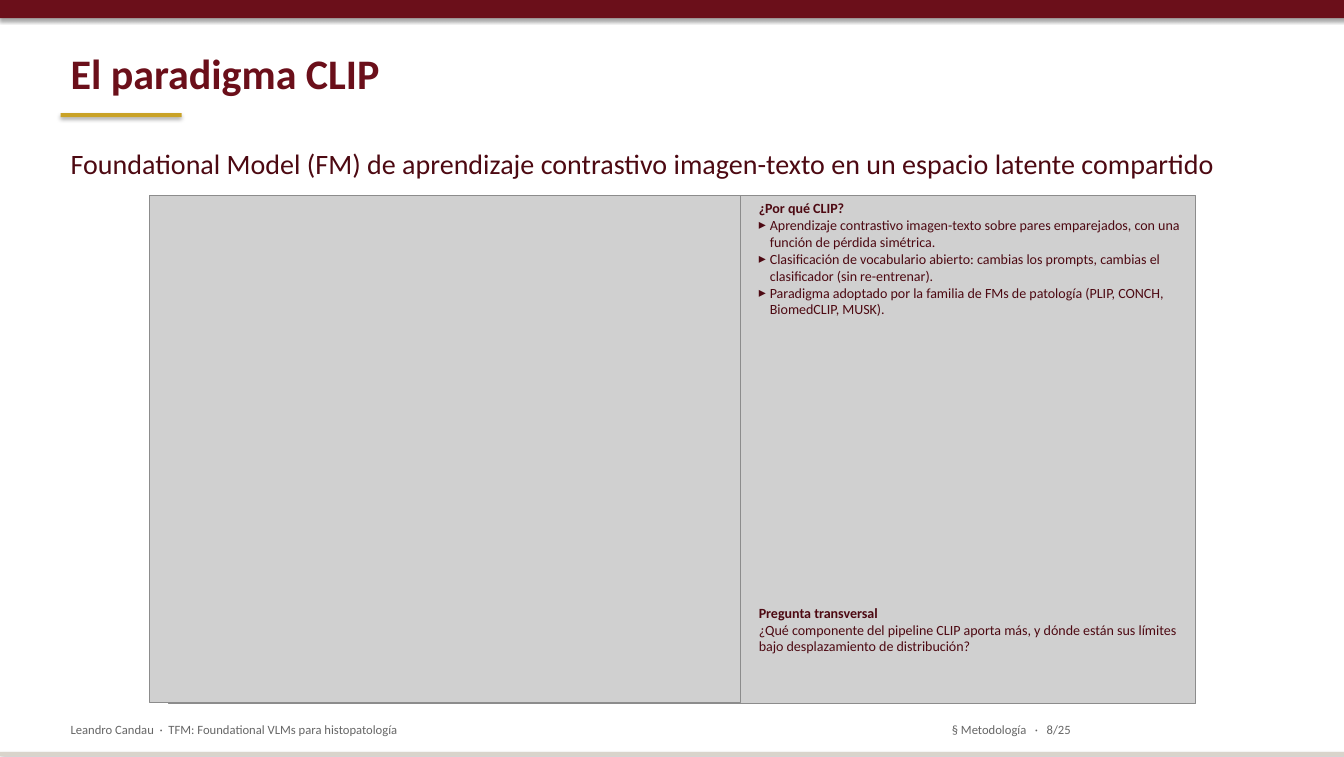
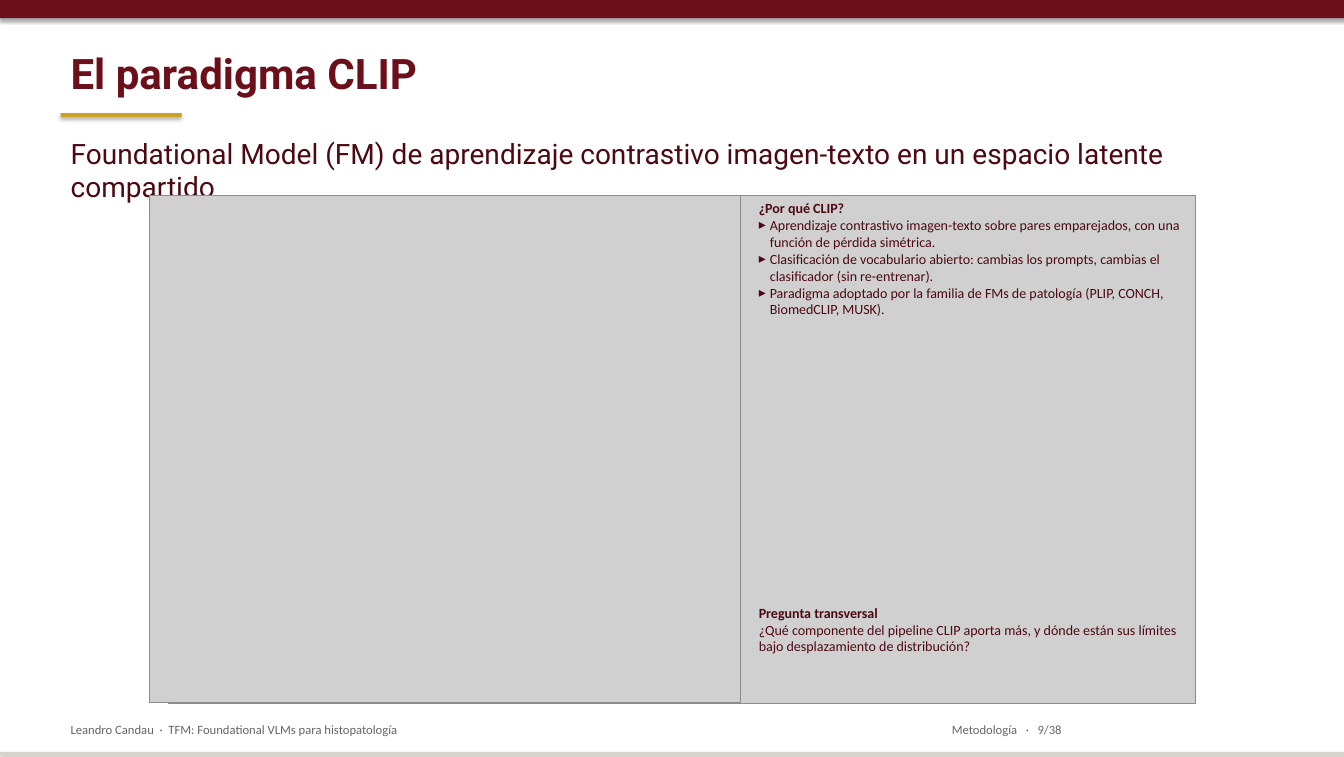
Before and after one commit to lcandau/histopathology-clip-lab, a slide deck: slide 9 of report/TFM_defense.pptx (slide 8 before the commit). Drawn at 1344x757 pixels with LibreOffice and Linux fonts; fonts in the diff are those of the drawing; grey boxes stand for pictures. Boxes give left, top, right and bottom in pixels: in the first picture for what was removed or moved away, otherwise in the second. Text is boxed around its words. In the diff, an @@ line names an element or a change of style, - is before the commit and + after.

```diff
--- a/report/TFM_defense.pptx
+++ b/report/TFM_defense.pptx
@@ text "El paradigma CLIP" at (x1=71, y1=57, x2=417, y2=98): font Calibri to Roboto @@
@@ text "Foundational Model (FM) de aprendizaje ..." at (x1=71, y1=141, x2=1163, y2=205): font Calibri to Roboto @@
@@ text "Foundational Model (FM) de aprendizaje ..." moved from (x1=71, y1=153, x2=1213, y2=179) to (x1=71, y1=141, x2=1163, y2=205) @@
@@ text at (x1=952, y1=725, x2=1062, y2=736): text changed @@
-§ Metodología · 8/25
+Metodología · 9/38
```
Also in this commit, not shown: 18 other slides changed, 14 slides added, 1 slide removed, 1 other file.
